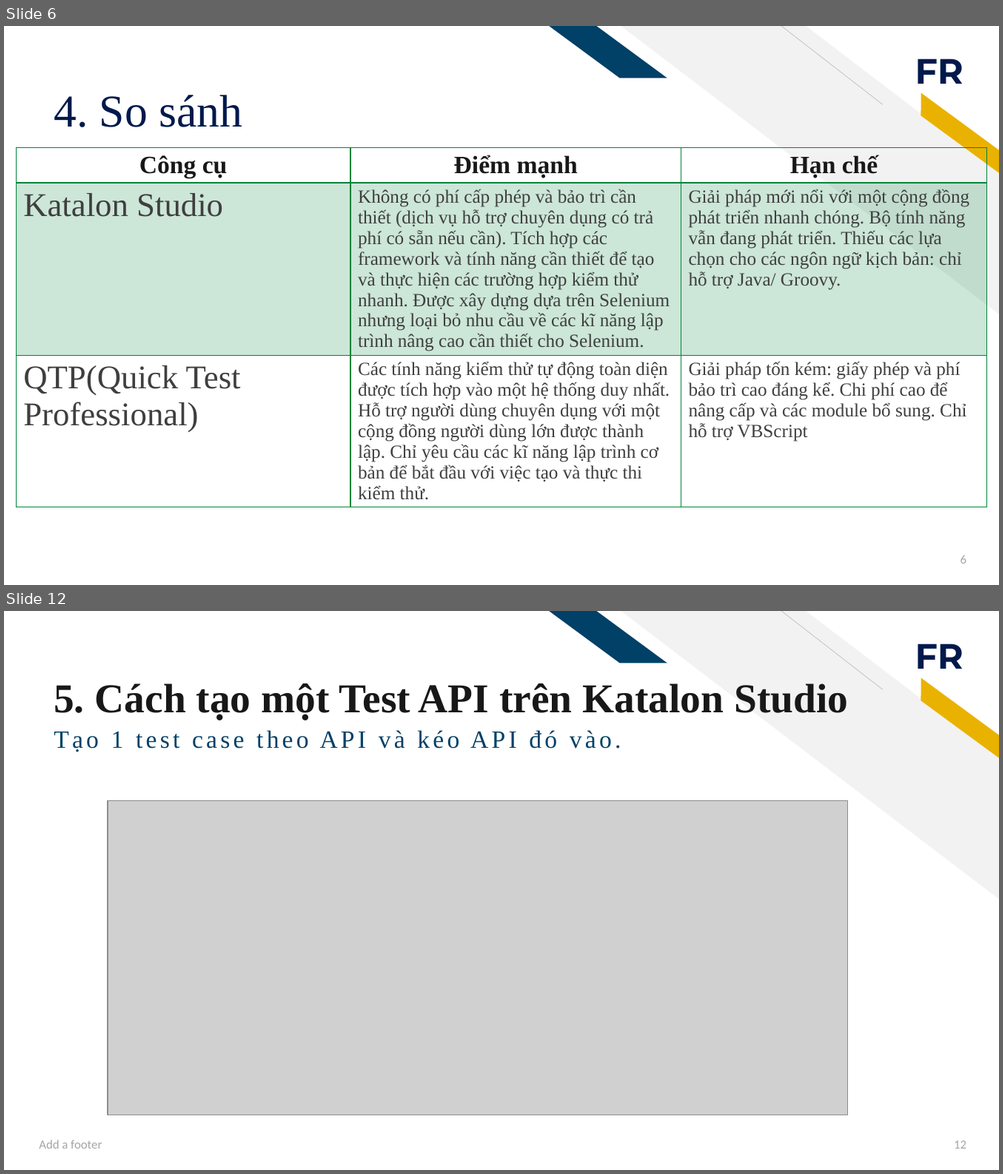
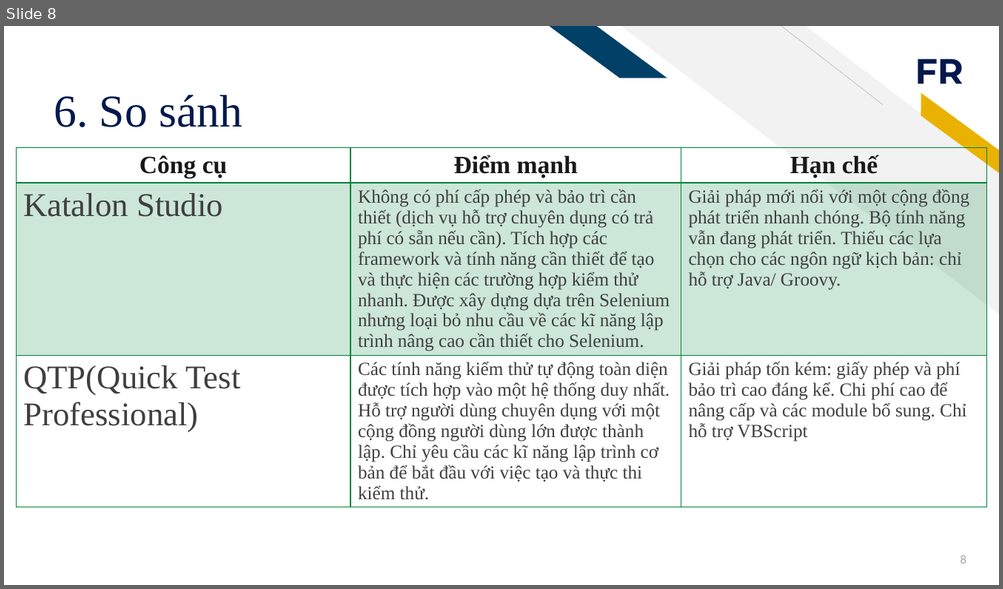
Before and after one commit to 0902535050/software_testing, a slide deck: Katalon-Studio-Testing API.pptx. Shown one above the other, each under a label of ours: slides 6 and 12 before the commit, slide 8 after it; the slides between them are not shown. The pictures are 1003x1174 and 1003x589 pixels, drawn with LibreOffice and Linux fonts; fonts in the diff are those of the drawing; grey boxes stand for pictures. Boxes give left, top, right and bottom in pixels: in the first picture for what was removed or moved away, otherwise in the second. Text is boxed around its words. In the diff, an @@ line names an element or a change of style, - is before the commit and + after.

```diff
--- a/Katalon-Studio-Testing API.pptx
+++ b/Katalon-Studio-Testing API.pptx
@@ slide 12 removed at [4,611,999,1170], background #FFFFFF; not listed: 5 template elements that a slide beside it also shows @@
@@ title removed at [54,684,848,720] @@
-5. Cách tạo một Test API trên Katalon Studio
@@ text removed at [54,730,620,752] @@
-Tạo 1 test case theo API và kéo API đó vào.
@@ picture removed at [108,801,848,1116] @@
@@ text removed at [39,1140,102,1149] @@
-Add a footer
@@ page number removed at [953,1141,966,1149] @@
-12
@@ what was slide 6 is now slide 8 @@
@@ slide 8 changed as well @@
@@ title at [54,95,242,127]: text changed @@
-4. So sánh
+6. So sánh
@@ page number at [960,556,966,564]: text changed @@
-6
+8
```
Also in this commit, not shown: 6 other slides changed, 7 slides added, 6 other slides removed.
